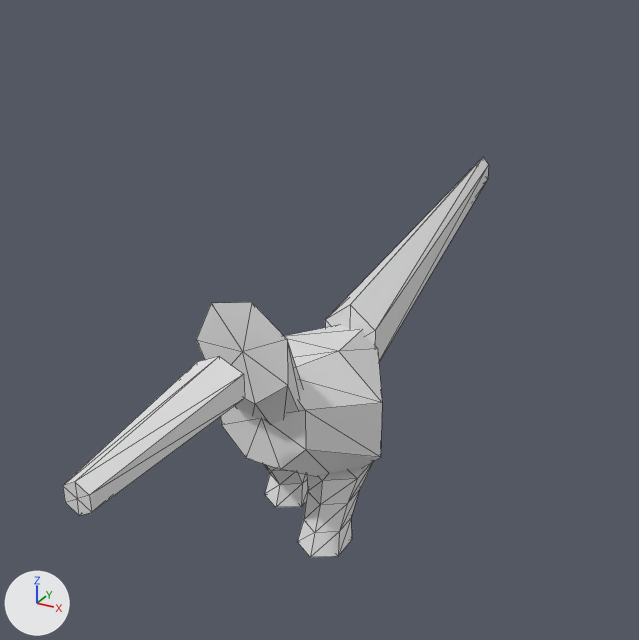
The OBJ model data/animals/beija_flor/walk/6.obj as it was, and as the next commit left it.
Before and after are seen from a camera (50 mm lens) standing at (0.329, -0.579, 0.483) and looking at (-0.046, 0.103, 0.142). The axes (+X, +Y, +Z) are drawn at lower left. The lights are the same throughout. The first picture is the older version. Mesh edges are drawn as thin lines. Where no turn or scale is listed for an object, it has been applied to the vertices.

In view in the first picture: 'beija_flor_walk_6'.
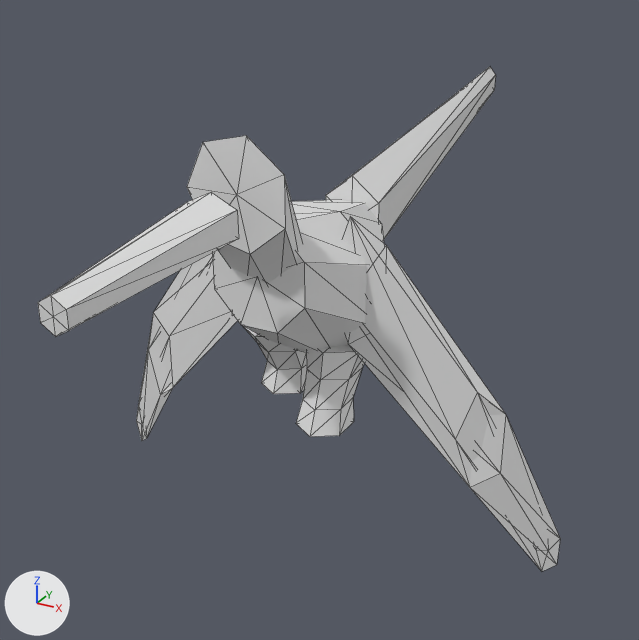
Location of each change, (x1, y1, x2, y2) in pixels of the pictures (639 x 640 px; the box of a moved part takes in the faces that stretch with it):
'beija_flor_walk_6', reshaped (22% wider, 26% taller): before (63, 157, 489, 557); after (38, 67, 560, 571)
part 1 of me_beija_flor_walk_6, moved or reshaped: before (221, 325, 382, 477); after (213, 200, 384, 352)
part 2 of me_beija_flor_walk_6, moved or reshaped: before (262, 463, 308, 507); after (243, 326, 307, 394)
part 3 of me_beija_flor_walk_6, moved or reshaped: before (298, 462, 373, 557); after (296, 345, 364, 437)
part 4 of me_beija_flor_walk_6, moved or reshaped: before (196, 302, 303, 425); after (187, 136, 302, 284)
part 5 of me_beija_flor_walk_6, moved or reshaped: before (63, 356, 245, 516); after (38, 192, 239, 336)
part 6 of me_beija_flor_walk_6, moved or reshaped: before (325, 157, 489, 362); after (326, 67, 496, 239)
part 7 of me_beija_flor_walk_6, added: after (136, 253, 238, 441)
part 8 of me_beija_flor_walk_6, added: after (342, 216, 560, 571)

Patch to the scene script:
```diff
--- a/data/animals/beija_flor/walk/6.obj.py
+++ b/data/animals/beija_flor/walk/6.obj.py
@@ me_beija_flor_walk_6 @@
 # used by ob_beija_flor_walk_6; location = (0.0, 0.0, 0.0)
-me_beija_flor_walk_6.from_pydata(...)  # 122 vertices, 220 faces; spans x -0.069..0.069, y -0.264..0.557, z 0.0..0.243
+me_beija_flor_walk_6.from_pydata(...)  # 156 vertices, 280 faces; spans x -0.22..0.218, y -0.264..0.557, z 0.0..0.361
+# me_beija_flor_walk_6 part 1: the loose piece of 26 vertices spanning x -0.069..0.069, y -0.074..0.08, z 0.044..0.179 is moved by (0.0, 0.0, 0.118)
+# me_beija_flor_walk_6 part 2: the loose piece of 26 vertices spanning x -0.055..-0.007, y -0.032..0.045, z 0.0..0.064 is moved by (0.0, 0.0, 0.118)
+# me_beija_flor_walk_6 part 3: the loose piece of 26 vertices spanning x 0.007..0.055, y -0.053..0.032, z 0.0..0.064 is moved by (0.0, 0.0, 0.118)
+# me_beija_flor_walk_6 part 4: the loose piece of 16 vertices spanning x -0.043..0.037, y -0.095..-0.058, z 0.11..0.243 is moved by (0.0, 0.0, 0.118)
+# me_beija_flor_walk_6 part 5: the loose piece of 14 vertices spanning x -0.021..0.019, y -0.264..-0.124, z 0.163..0.211 is moved by (0.0, 0.0, 0.118)
+# me_beija_flor_walk_6 part 6: the loose piece of 14 vertices spanning x -0.054..0.025, y 0.077..0.557, z 0.097..0.207 is moved by (0.0, 0.0, 0.118)
+# me_beija_flor_walk_6 part 7: a new loose piece of 17 vertices spanning x -0.22..-0.035, y -0.023..0.027, z 0.0..0.292
+# me_beija_flor_walk_6 part 8: a new loose piece of 17 vertices spanning x 0.031..0.218, y -0.024..0.027, z 0.0..0.292
```
